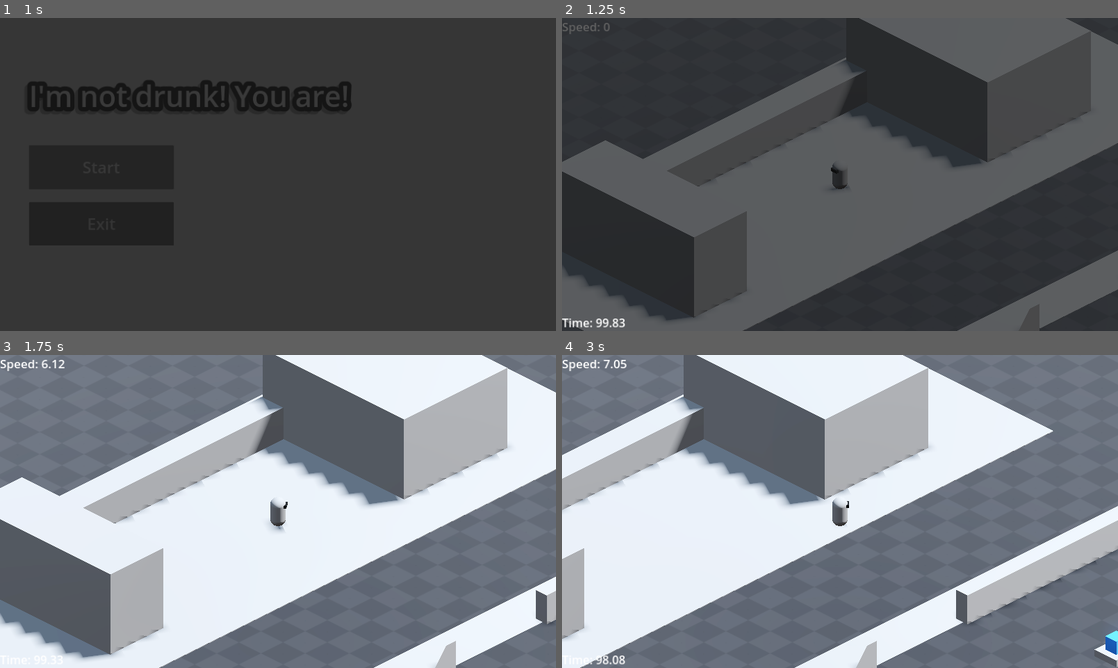
Above: before the commit, frames 1-4 (two rows, left to right).
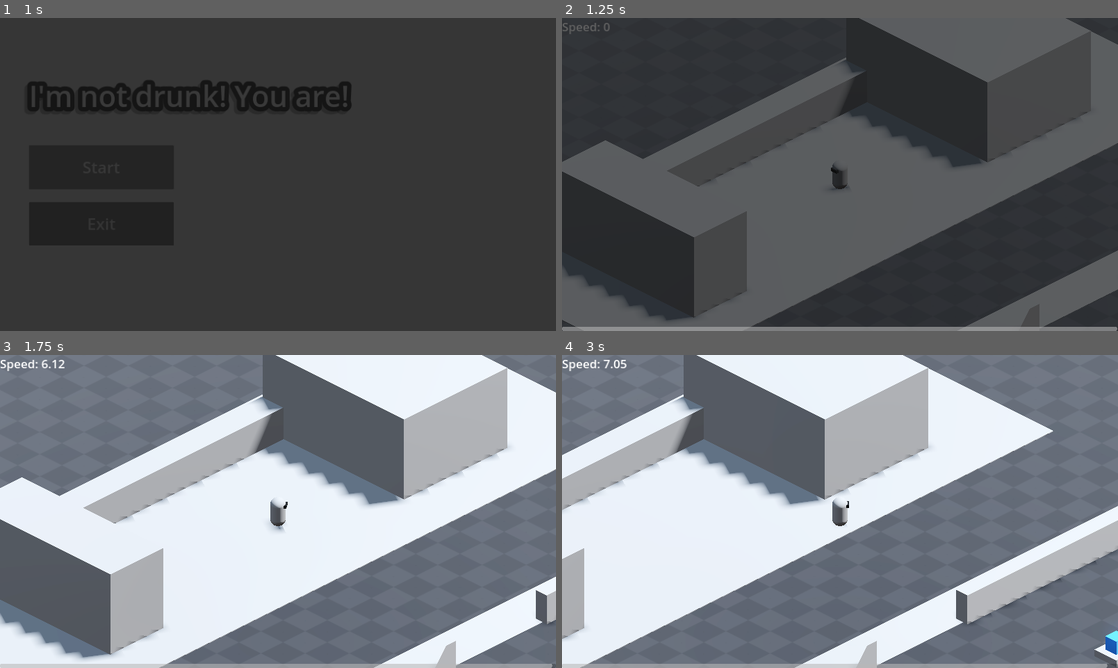
Above: after the commit, the same moments.

Repository: YordanosZt/brackeys-game-jam
Game: Godot game, scene res://UI/main_menu.tscn
Two runs of this game, one before a commit and one after it. Both use one fixed random seed, a clock stepped at 60 frames per second and the inputs below.
Inputs (mouse positions are in pixels of both pictures, inside the frame that each line leads up to):
- Up to frame 1 (1 s): click "Start" at 0.5 s
- Up to frame 2 (1.25 s): no input
- Up to frame 3 (1.75 s): tap Enter at 1.25 s; move the mouse to (400, 495) at 1.27 s; hold D (right) from 1.28 s (still down); tap Backspace at 1.35 s; click (400, 495) at 1.42 s
- Up to frame 4 (3 s): release D (right) at 2 s; drag from (728, 527) to (812, 574) at 2.02 s; move the mouse to (895, 442) at 2.77 s; hold D (right) from 2.78 s (still down); tap F at 2.85 s

Frame 1 is identical in both runs. In frame 2, 1.5% of the frame differs, in the area x 0-100%, y 96-100%; in frame 3, 1.3%; in frame 4, 1.4%.

Commit message:
Change Time label for a progress bar

Diff:
--- a/Scenes/level.gd
+++ b/Scenes/level.gd
@@ -5,15 +5,16 @@
 
 @export var max_time: float = 100.0
 @onready var current_time: float = max_time
-@onready var time_label: Label = %TimeLabel
+@onready var time_bar: ProgressBar = %TimeBar
 
 func _ready() -> void:
-	time_label.text = "Time: " + str(int(current_time * 100) / 100.0)
+	time_bar.value = (current_time / max_time) * 100.0
 
 func _process(delta: float) -> void:
 	handle_pause()
 
-	handle_time_pressure(delta)
+	if current_time > 0:
+		handle_time_pressure(delta)
 
 func handle_pause() -> void:
 	if Input.is_action_just_pressed("pause"):
@@ -23,7 +24,4 @@
 
 func handle_time_pressure(delta) -> void:
 	current_time -= delta
-	time_label.text = "Time: " + str(int(current_time * 100) / 100.0)
-
-	if current_time <= 0:
-		time_label.text = str("You Lost!")
+	time_bar.value = (current_time / max_time) * 100.0
--- a/Scenes/world.tscn
+++ b/Scenes/world.tscn
@@ -254,16 +254,21 @@
 theme_override_font_sizes/font_size = 141
 text = "Game Paused!"
 
-[node name="TimeLabel" type="Label" parent="CanvasLayer"]
+[node name="HBoxContainer" type="HBoxContainer" parent="CanvasLayer"]
+anchors_preset = 12
+anchor_top = 1.0
+anchor_right = 1.0
+anchor_bottom = 1.0
+offset_top = -4.0
+grow_horizontal = 2
+grow_vertical = 0
+
+[node name="TimeBar" type="ProgressBar" parent="CanvasLayer/HBoxContainer"]
 unique_name_in_owner = true
-anchors_preset = 2
-anchor_top = 1.0
-anchor_bottom = 1.0
-offset_top = -23.0
-offset_right = 119.0
-grow_vertical = 0
-theme_override_font_sizes/font_size = 40
-text = "Time:"
+custom_minimum_size = Vector2(0, 15)
+layout_mode = 2
+size_flags_horizontal = 3
+show_percentage = false
 
 [node name="Crowd" parent="." instance=ExtResource("7_v5sha")]
 transform = Transform3D(1, 0, 0, 0, 1, 0, 0, 0, 1, 41.2647, 0.510895, 15.2242)
